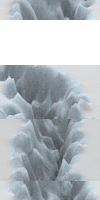
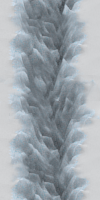
Before/after of a 100px x 200px layered artwork. What changed in the layer stack:
removed layer "Clipboard#1" over [0, 181, 100, 200]
removed layer "Clipboard#2" over [0, 0, 100, 20]
removed layer "Clipboard#3" over [0, 65, 100, 119]
painted on "Clipboard" over [0, 0, 100, 200]
